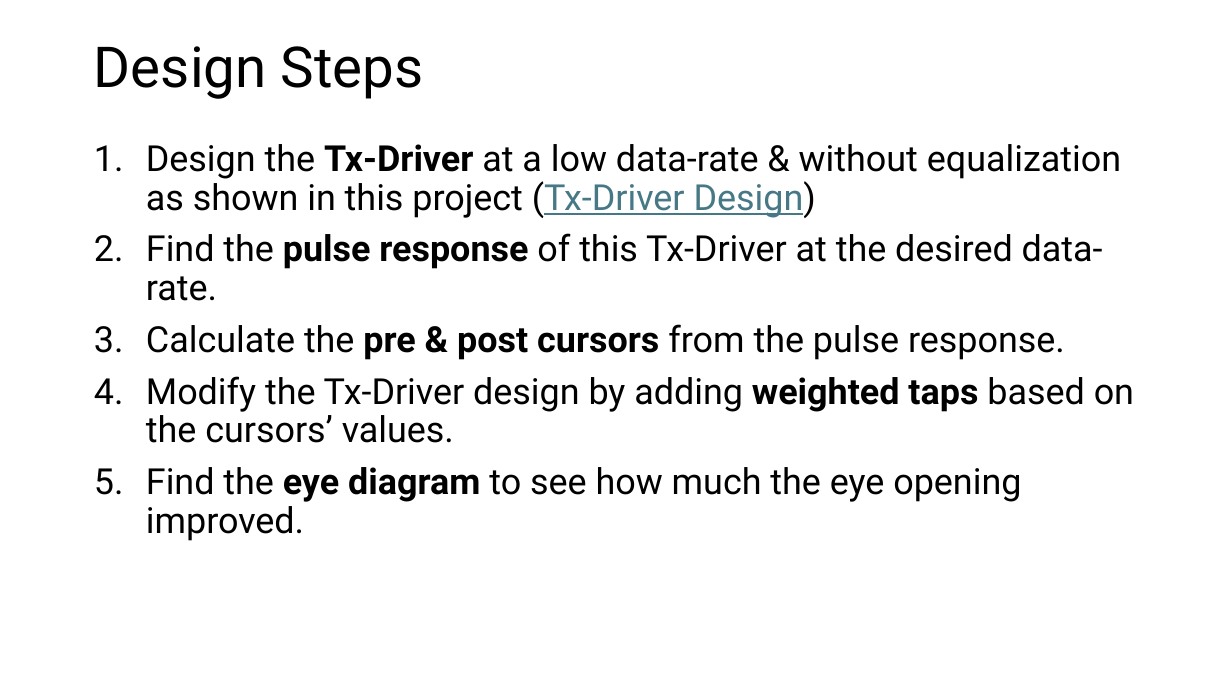
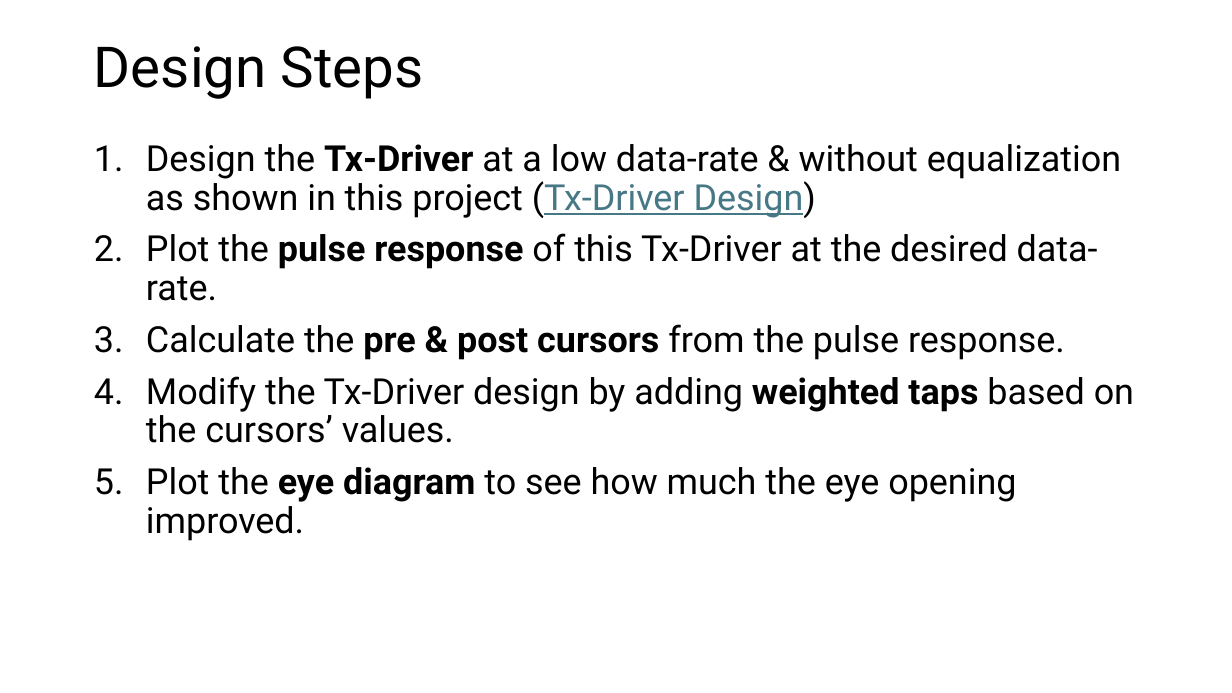
Before and after one commit to muhammadaldacher/SERDES-Design-of-TX-FIR-Equalizer, a slide deck: slide 12 of PPTs/3- TX FIR Eqz - Final Report.pptx. Drawn at 1232x693 pixels with LibreOffice and Linux fonts; fonts in the diff are those of the drawing. Boxes give left, top, right and bottom in pixels: in the first picture for what was removed or moved away, otherwise in the second. Text is boxed around its words. In the diff, an @@ line names an element or a change of style, - is before the commit and + after.

```diff
--- a/PPTs/3- TX FIR Eqz - Final Report.pptx
+++ b/PPTs/3- TX FIR Eqz - Final Report.pptx
@@ text at (146, 233, 1098, 301): text changed @@
-2. Find the pulse response of this Tx-Driver at the desired data-rate.
+2. Plot the pulse response of this Tx-Driver at the desired data-rate.
@@ text at (146, 467, 1016, 541): text changed @@
-5. Find the eye diagram to see how much the eye opening improved.
+5. Plot the eye diagram to see how much the eye opening improved.
```
Also in this commit, not shown: 1 slide added.
